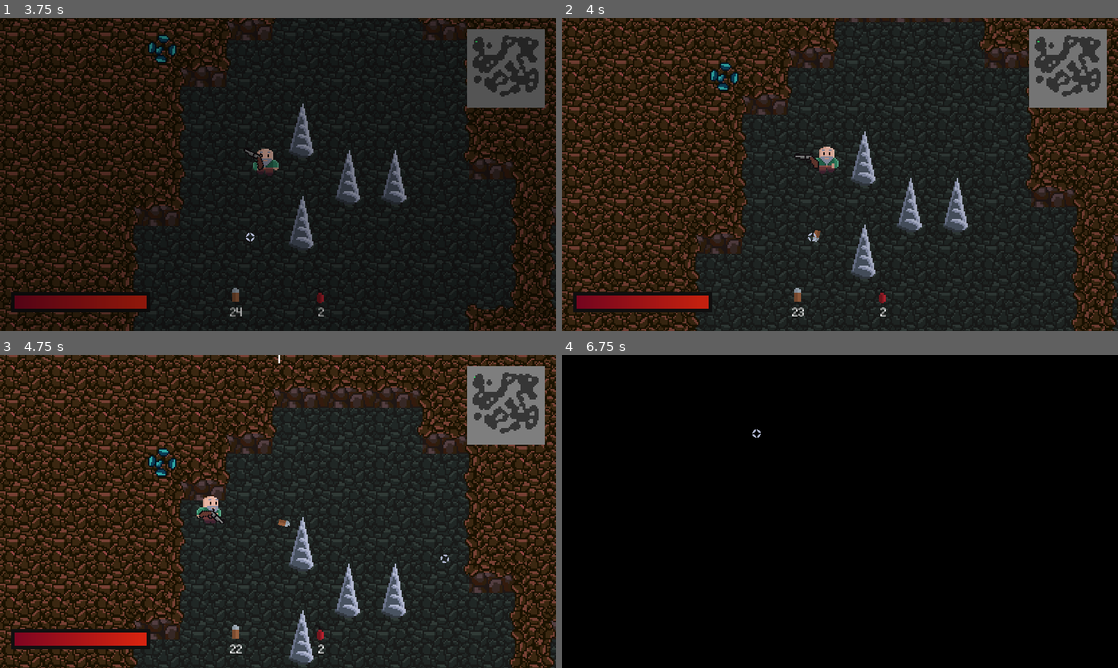
Above: before the commit, frames 1-4 (two rows, left to right).
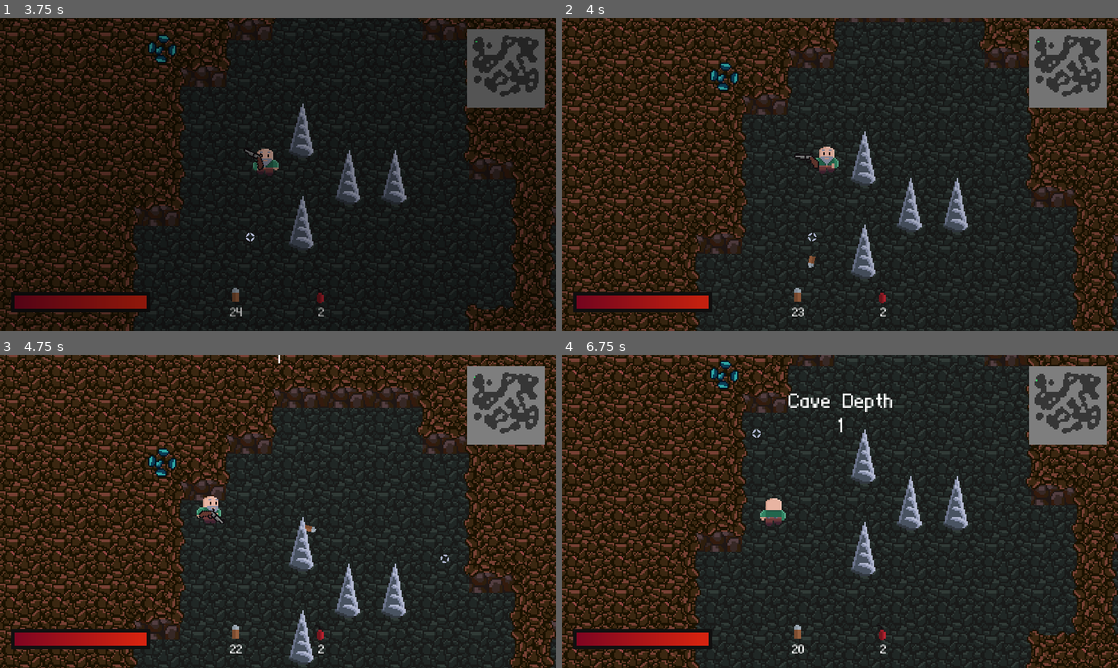
Above: after the commit, the same moments.

Repository: AyUpItsAli/Gunthers-Grotto-Coursework
Game: Godot game, scene res://GUI/MainMenu/MainMenu.tscn
The game is run twice, just before and just after one commit, with the same random seed, the same clock (stepped at 60 frames per second) and the same inputs.
Inputs (mouse positions are in pixels of both pictures, inside the frame that each line leads up to):
- Up to frame 1 (3.75 s): click (183, 199) at 0.5 s; tap Enter (force_exit_cave) at 1.25 s; move the mouse to (400, 158) at 1.27 s; press the mouse at (400, 158) at 1.28 s; hold D (move_right) 1.28-2.03 s; tap Space at 2 s; move the mouse to (166, 190) at 2.02 s; release the mouse at (166, 190) at 2.03 s; hold S (move_down) 2.03-2.78 s; tap 3 (equip_dynamite) at 2.1 s; click (166, 190) at 2.3 s; move the mouse to (333, 105) at 2.77 s; hold D (move_right) 2.78-3.53 s; hold 1 (equip_pickaxe) 2.78-3.53 s; click (333, 105) at 3.05 s; move the mouse to (250, 237) at 3.52 s; hold W (move_up) from 3.53 s (still down); tap 2 (equip_revolver) at 3.6 s
- Up to frame 2 (4 s): keep holding W (move_up); click (812, 237) at 3.8 s
- Up to frame 3 (4.75 s): move the mouse to (444, 558) at 4.27 s; release W (move_up) at 4.28 s; hold A (move_left) from 4.28 s (still down); hold E (interact) from 4.28 s (still down); click (444, 558) at 4.55 s
- Up to frame 4 (6.75 s): tap M (load_magpie_level) at 4.9 s; move the mouse to (673, 464) at 5.02 s; release E (interact) at 5.03 s; click (673, 464) at 5.1 s; move the mouse to (867, 511) at 5.77 s; release A (move_left) at 5.78 s; press the mouse at (867, 511) at 5.78 s; hold S (move_down) 5.78-6.53 s; move the mouse to (756, 433) at 6.52 s; release the mouse at (756, 433) at 6.53 s; hold D (move_right) from 6.53 s (still down); tap 3 (equip_dynamite) at 6.6 s

Frame 1 is identical in both runs. In frame 2, less than 0.1% of the frame differs, in the area x 44-47%, y 67-80%; in frame 3, less than 0.1%; in frame 4, 99%, in the area x 0-100%, y 0-100%.

Commit message:
Finishing Touches + Balancing
- Fullscreen mode is now the default
- Bullet speed increased to 300
- Bullet damage increased to 3
- Fixed: bullets don't always collide with enemies
- Dynamite no longer explodes on impact. It now stops moving when it hits something and explodes after the same 1 second delay.
- Added cooldowns for each of the three tools: pickaxe = 0.5 seconds, revolver and dynamite = 1 second.
- Decreased enemy attack timer to 0.5 seconds (2 attacks per second).
- Increased player's pickaxe attack range.

Diff:
--- a/Actors/Enemies/RockHermit.tscn
+++ b/Actors/Enemies/RockHermit.tscn
@@ -56,6 +56,8 @@
 visible = false
 
 [node name="AttackTimer" type="Timer" parent="."]
+wait_time = 0.5
+one_shot = true
 
 [node name="Hurtbox" type="Area2D" parent="."]
 collision_layer = 0
--- a/Actors/Player/Bullet.gd
+++ b/Actors/Player/Bullet.gd
@@ -1,8 +1,8 @@
 extends Area2D
 
 # Constants
-const BULLET_SPEED = 200
-const BULLET_DAMAGE = 1
+const BULLET_SPEED = 300
+const BULLET_DAMAGE = 3
 
 # Variables
 var velocity: Vector2
@@ -25,3 +25,4 @@
 	var node = area.get_parent()
 	if node.has_method("take_damage"):
 		node.take_damage(BULLET_DAMAGE)
+	on_collision(node) # Bullet has collided with enemy
--- a/Actors/Player/Bullet.tscn
+++ b/Actors/Player/Bullet.tscn
@@ -13,7 +13,7 @@
 
 [node name="Bullet" type="Area2D"]
 collision_layer = 0
-collision_mask = 11
+collision_mask = 3
 script = ExtResource( 2 )
 
 [node name="Sprite" type="Sprite" parent="."]
--- a/Actors/Player/Dynamite.gd
+++ b/Actors/Player/Dynamite.gd
@@ -44,7 +44,7 @@
 func on_collision(body):
 	if destination_reached: return
 	if body.name == "WallsLayer": return # Pass freely over wall tiles
-	call_deferred("explode") # Call explode() during idle time
+	reach_destination() # Dynamite stops moving when it hits something
 
 # Called when the explosion timer times out, OR
 # when the dynamite collides with something
--- a/Actors/Player/Dynamite.tscn
+++ b/Actors/Player/Dynamite.tscn
@@ -44,6 +44,7 @@
 shape = SubResource( 1 )
 
 [node name="ExplosionTimer" type="Timer" parent="."]
+one_shot = true
 
 [node name="ExplosionRadius" type="Area2D" parent="."]
 collision_layer = 0
--- a/Actors/Player/Player.gd
+++ b/Actors/Player/Player.gd
@@ -16,6 +16,9 @@
 onready var item_sprite: Sprite = $ItemSprite
 onready var player_animations: AnimationPlayer = $PlayerAnimations
 onready var hitbox: Area2D = $Hitbox
+onready var pickaxe_cooldown: Timer = $PickaxeCooldown
+onready var revolver_cooldown: Timer = $RevolverCooldown
+onready var dynamite_cooldown: Timer = $DynamiteCooldown
 onready var attacking_hurtbox: Area2D = $AttackingHurtbox
 onready var mining_hurtbox: Area2D = $MiningHurtbox
 
@@ -123,7 +126,7 @@
 # Called when the user presses left-click.
 # Carrys out the action specific to the currently equipped tool.
 func use_tool():
-	if equipped == Tools.PICKAXE:
+	if equipped == Tools.PICKAXE and pickaxe_cooldown.is_stopped():
 		attacking = true
 
 		match facing:
@@ -137,7 +140,8 @@
 
 		yield(player_animations, "animation_finished")
 		attacking = false
-	elif equipped == Tools.REVOLVER:
+		pickaxe_cooldown.start()
+	elif equipped == Tools.REVOLVER and revolver_cooldown.is_stopped():
 		if PlayerData.remove_item(Globals.ItemIDs.REVOLVER_AMMO):
 			var clicked_pos = get_global_mouse_position()
 			var bullet = BULLET.instance()
@@ -145,7 +149,8 @@
 			bullet.velocity = position.direction_to(clicked_pos)
 			bullet.look_at(clicked_pos)
 			get_parent().add_child(bullet)
-	elif equipped == Tools.DYNAMITE:
+			revolver_cooldown.start()
+	elif equipped == Tools.DYNAMITE and dynamite_cooldown.is_stopped():
 		if PlayerData.remove_item(Globals.ItemIDs.DYNAMITE_STICK):
 			var clicked_pos = get_global_mouse_position()
 			var dynamite = DYNAMITE.instance()
@@ -153,6 +158,7 @@
 			dynamite.destination = clicked_pos
 			dynamite.rotation_degrees = rand_range(0, 360)
 			get_parent().add_child(dynamite)
+			dynamite_cooldown.start()
 
 # Calls the "on_player_interact" method on the first interactable object
 # that is currently overlapping with the player's hitbox
--- a/Actors/Player/Player.tscn
+++ b/Actors/Player/Player.tscn
@@ -81,13 +81,25 @@
 
 [node name="SoftCollision" parent="." instance=ExtResource( 16 )]
 
+[node name="PickaxeCooldown" type="Timer" parent="."]
+wait_time = 0.1
+one_shot = true
+
+[node name="RevolverCooldown" type="Timer" parent="."]
+wait_time = 0.5
+one_shot = true
+
+[node name="DynamiteCooldown" type="Timer" parent="."]
+wait_time = 0.5
+one_shot = true
+
 [node name="AttackingHurtbox" type="Area2D" parent="."]
 collision_layer = 0
 collision_mask = 8
 
 [node name="CollisionShape" type="CollisionShape2D" parent="AttackingHurtbox"]
 modulate = Color( 0.945098, 0.129412, 0.129412, 0.839216 )
-position = Vector2( 17, 0 )
+position = Vector2( 19, 0 )
 shape = SubResource( 3 )
 
 [node name="MiningHurtbox" type="Area2D" parent="."]
--- a/GUI/HUD/HUD.tscn
+++ b/GUI/HUD/HUD.tscn
@@ -142,7 +142,7 @@
 anchor_right = 1.0
 anchor_bottom = 1.0
 mouse_filter = 2
-color = Color( 0, 0, 0, 1 )
+color = Color( 0, 0, 0, 0 )
 __meta__ = {
 "_edit_use_anchors_": false
 }
--- a/GUI/MainMenu/MainMenu.gd
+++ b/GUI/MainMenu/MainMenu.gd
@@ -6,6 +6,7 @@
 onready var loading_screen = $LoadingScreen
 
 func _ready():
+	loading_screen.color.a = 0 # Ensure the loading screen is transparent
 	play_button.connect("pressed", self, "on_play_button_pressed")
 	quit_button.connect("pressed", self, "on_quit_button_pressed")
 
--- a/World/Level/Level.gd
+++ b/World/Level/Level.gd
@@ -14,22 +14,6 @@
 func _ready():
 	generate_level() # Generate a new level when this scene is loaded
 
-func _unhandled_input(event):
-	# DEBUGGING:
-	# Instantly executes the "on_player_exited_cave" procedure,
-	# when the Enter key is pressed
-	if event.is_action_pressed("force_exit_cave"):
-		on_player_exited_cave()
-	# DEBUGGING:
-	# Simulates the loading of the magpie level,
-	# when the "M" key is pressed
-	elif event.is_action_pressed("load_magpie_level"):
-		if not loading_screen.visible:
-			var animations = loading_screen.get_node("LoadingScreenAnimations")
-			animations.play("Fade_In")
-			yield(animations, "animation_finished")
-			get_tree().change_scene("res://World/MagpieLevel/MagpieLevel.tscn")
-
 func _process(delta):
 	if objects.player_exists():
 		var player_pos = objects.get_player().position
@@ -38,6 +22,10 @@
 
 # Generates a new level
 func generate_level():
+	# Ensure the loading screen is visible and fully opaque
+	loading_screen.visible = true
+	loading_screen.color.a = 1
+
 	# Randomise the rng
 	GameManager.rng.randomize()
 
@@ -66,12 +54,11 @@
 	objects.spawn_cave_exit()
 
 	# Fade out the loading screen AFTER the level has finished generating
-	if loading_screen.visible:
-		var animations = loading_screen.get_node("LoadingScreenAnimations")
-		animations.play("Fade_Out")
-		yield(animations, "animation_finished")
-		GameManager.increase_cave_depth()
-		level_title.add_title_to_queue("Cave Depth\n" + str(GameManager.cave_depth))
+	var animations = loading_screen.get_node("LoadingScreenAnimations")
+	animations.play("Fade_Out")
+	yield(animations, "animation_finished")
+	GameManager.increase_cave_depth()
+	level_title.add_title_to_queue("Cave Depth\n" + str(GameManager.cave_depth))
 
 # Called when the player enters the CaveExit detection radius
 func on_player_exited_cave():
--- a/World/MagpieLevel/MagpieLevel.gd
+++ b/World/MagpieLevel/MagpieLevel.gd
@@ -12,6 +12,10 @@
 
 func _ready():
 	cave_exit.connect("player_entered", self, "on_player_exited_cave")
+
+	# Ensure the loading screen is visible and fully opaque
+	loading_screen.visible = true
+	loading_screen.color.a = 1
 
 	# Reset the number of caves since the magpie level spawned
 	GameManager.caves_since_magpie = 0
@@ -28,11 +32,10 @@
 	camera.limit_bottom = (rect.position.y + rect.size.y - 1) * Globals.CAVE_TILE_SIZE
 
 	# Fade out the loading screen
-	if loading_screen.visible:
-		var animations = loading_screen.get_node("LoadingScreenAnimations")
-		animations.play("Fade_Out")
-		yield(animations, "animation_finished")
-		level_title.add_title_to_queue("The Magpie")
+	var animations = loading_screen.get_node("LoadingScreenAnimations")
+	animations.play("Fade_Out")
+	yield(animations, "animation_finished")
+	level_title.add_title_to_queue("The Magpie")
 
 func _process(delta):
 	var player_tile_pos = rock_layer.world_to_map(player.position)
--- a/project.godot
+++ b/project.godot
@@ -28,6 +28,8 @@
 
 window/size/width=1920
 window/size/height=1080
+window/size/resizable=false
+window/size/fullscreen=true
 window/stretch/mode="2d"
 window/stretch/aspect="keep"
 
Not shown: 2 places in Actors/Enemies/RockHermit.tscn that only renumber resources
